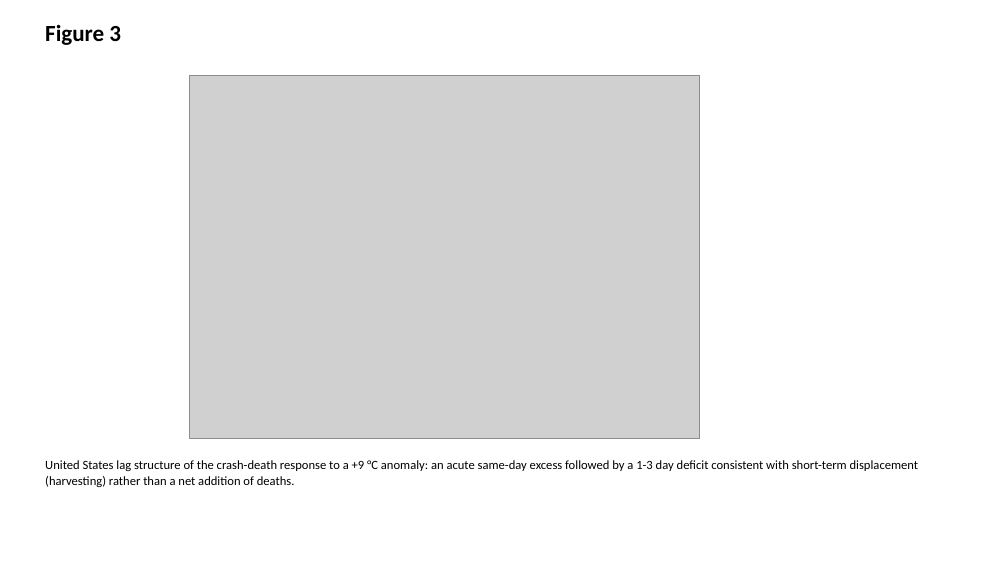
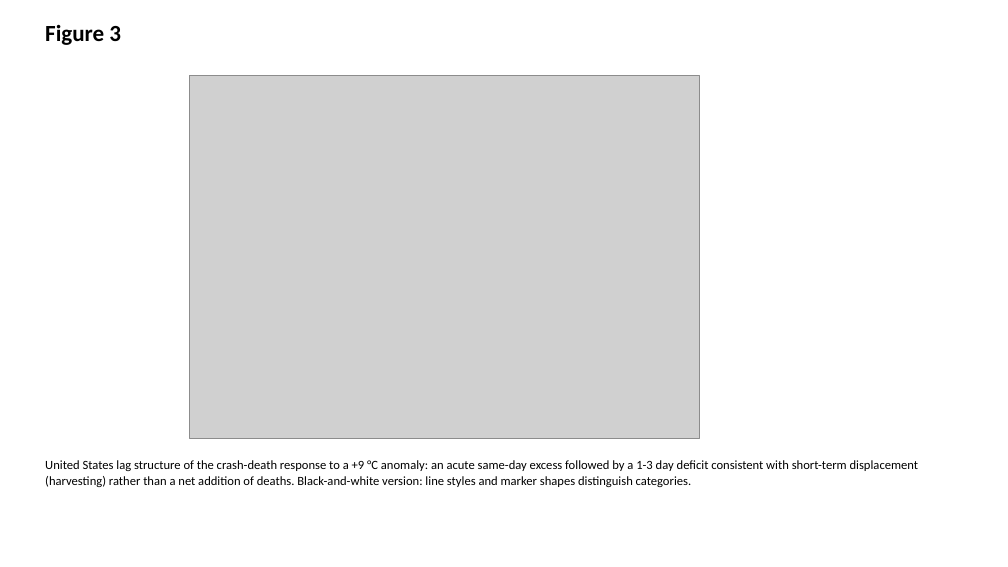
Before and after one commit to bougtoir/heat-accidents-mortality, a slide deck: slide 3 of heat_accidents_mortality/output/manuscript_bw/figures.pptx. Drawn at 1008x567 pixels with LibreOffice and Linux fonts; fonts in the diff are those of the drawing; grey boxes stand for pictures. Boxes give left, top, right and bottom in pixels: in the first picture for what was removed or moved away, otherwise in the second. Text is boxed around its words. In the diff, an @@ line names an element or a change of style, - is before the commit and + after.

```diff
--- a/heat_accidents_mortality/output/manuscript_bw/figures.pptx
+++ b/heat_accidents_mortality/output/manuscript_bw/figures.pptx
@@ text at [45,460,918,487]: text changed @@
-United States lag structure of the crash-death response to a +9 °C anomaly: an acute same-day excess followed by a 1-3 day deficit consistent with short-term displacement (harvesting) rather than a net addition of deaths.
+United States lag structure of the crash-death response to a +9 °C anomaly: an acute same-day excess followed by a 1-3 day deficit consistent with short-term displacement (harvesting) rather than a net addition of deaths. Black-and-white version: line styles and marker shapes distinguish categories.
```
Also in this commit, not shown: 9 other slides changed, 42 other files.
